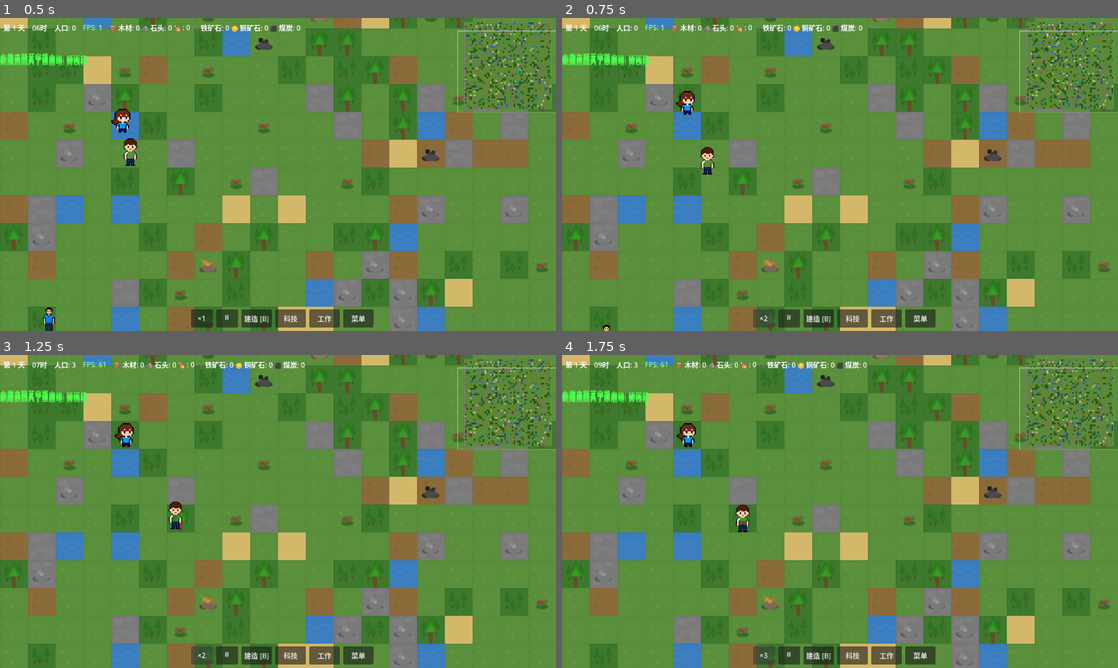
Above: before the commit, frames 1-4 (two rows, left to right).
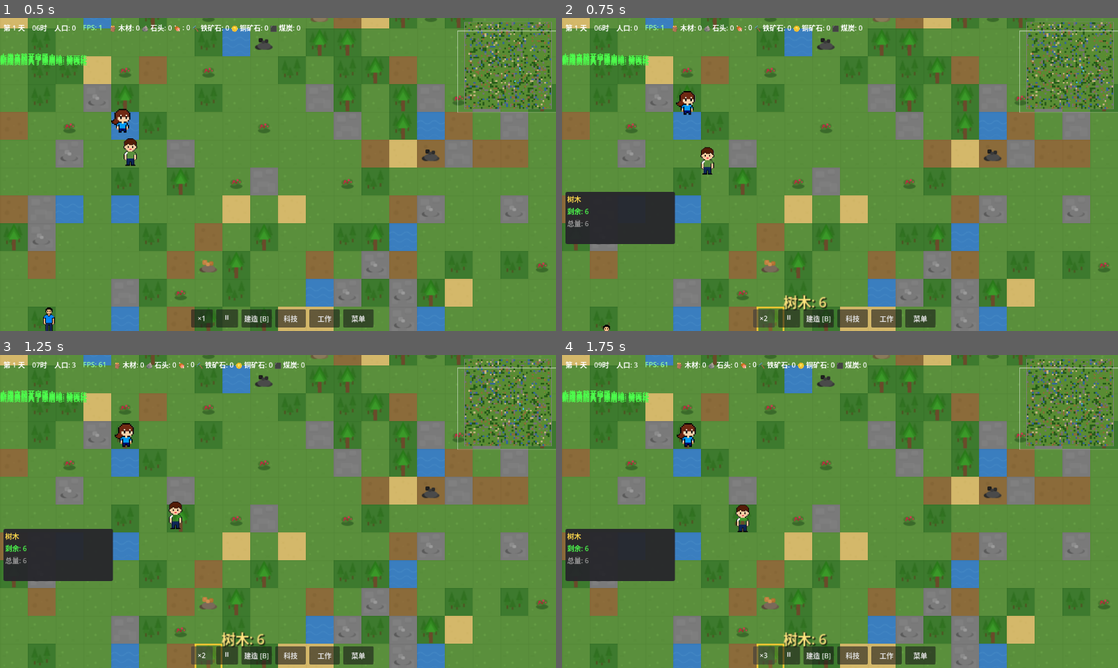
Above: after the commit, the same moments.

Repository: ZhanXuzhao/the-path-of-humanity
Game: Godot game, scene res://scenes/game.tscn
Two runs of this game, one before a commit and one after it. Both use one fixed random seed, a clock stepped at 60 frames per second and the inputs below.
Inputs:
- Up to frame 1 (0.5 s): no input
- Up to frame 2 (0.75 s): click "×1" at 0.5 s
- Up to frame 3 (1.25 s): no input
- Up to frame 4 (1.75 s): click "×2" at 1.25 s

Frame 1 is identical in both runs. In frame 2, 3.7% of the frame differs, in the area x 0-48%, y 55-100%; in frame 3, 3.7%; in frame 4, 3.7%.

Commit message:
feat: 可采集资源地块支持选中，显示资源数量，采集完后变为无资源状态
- game.gd: 新增 resource_selected/deselected 信号和选中状态管理
- world_renderer.gd: 新增资源选中金色边框叠加层和浮动标签
- hud.gd: 新增资源信息面板，显示名称/剩余量/总量
- game.tscn: 新增 ResourcePanel 节点

Diff:
--- a/scenes/game.tscn
+++ b/scenes/game.tscn
@@ -309,6 +309,49 @@
 theme_override_constants/minimum_font_size = 12
 text = ""
 
+[node name="ResourcePanel" type="Panel" parent="UI/HUD"]
+visible = false
+anchors_preset = 0
+offset_left = 8.0
+offset_top = 400.0
+offset_right = 260.0
+offset_bottom = 520.0
+theme_override_styles/panel = SubResource(2)
+
+[node name="ScrollContainer" type="ScrollContainer" parent="UI/HUD/ResourcePanel"]
+offset_left = 4.0
+offset_top = 4.0
+offset_right = 248.0
+offset_bottom = 116.0
+
+[node name="VBox" type="VBoxContainer" parent="UI/HUD/ResourcePanel/ScrollContainer"]
+offset_left = 0.0
+offset_top = 0.0
+offset_right = 240.0
+offset_bottom = 200.0
+
+[node name="NameLabel" type="Label" parent="UI/HUD/ResourcePanel/ScrollContainer/VBox"]
+offset_right = 240.0
+offset_bottom = 24.0
+theme_override_constants/minimum_font_size = 18
+theme_override_colors/font_color = Color(1.0, 0.85, 0.3, 1)
+text = "资源名称"
+
+[node name="AmountLabel" type="Label" parent="UI/HUD/ResourcePanel/ScrollContainer/VBox"]
+offset_top = 28.0
+offset_right = 240.0
+offset_bottom = 48.0
+theme_override_constants/minimum_font_size = 14
+text = "剩余: 0"
+
+[node name="MaxLabel" type="Label" parent="UI/HUD/ResourcePanel/ScrollContainer/VBox"]
+offset_top = 52.0
+offset_right = 240.0
+offset_bottom = 72.0
+theme_override_constants/minimum_font_size = 14
+theme_override_colors/font_color = Color(0.6, 0.6, 0.6, 1)
+text = "总量: 0"
+
 [node name="BuildMenu" type="Panel" parent="UI"]
 visible = false
 script = ExtResource("8_17ot")
--- a/scripts/core/game.gd
+++ b/scripts/core/game.gd
@@ -38,6 +38,12 @@
 signal construction_selected(building_instance)
 signal construction_deselected()
 
+# 选中资源节点
+var selected_resource_pos: Vector2i = Vector2i(-1, -1)
+var selected_resource_deposit = null  # World.ResourceDeposit
+signal resource_selected(pos: Vector2i, deposit)
+signal resource_deselected()
+
 func _ready():
 	# 自动加载存档（静默读取，不弹通知）
 	if _gm.state != 1 and _gm._loaded_save_data.is_empty() and _gm.has_save_file():
@@ -87,6 +93,12 @@
 	# 检查选中的定居者是否还存活
 	if selected_settler != null and not is_instance_valid(selected_settler):
 		_deselect_settler()
+
+	# 检查选中的资源节点是否还存在（可能已被采集完）
+	if selected_resource_pos.x >= 0:
+		var res = world.get_resource_at(selected_resource_pos)
+		if res == null or res.amount <= 0:
+			_deselect_resource()
 
 	# 定居者自主行为（进食、睡眠等）——每30帧检查一次避免频繁打断
 	if Engine.get_physics_frames() % 30 == 0:
@@ -246,6 +258,9 @@
 	- 已完成且有存储功能 → 存储面板
 	- 未完成（施工中）→ 建筑进度面板
 	"""
+	# 选中建筑时取消资源选中
+	_deselect_resource()
+
 	var bld = building_system.get_building_at(grid_pos) if building_system else null
 	if bld == null:
 		_deselect_construction()
@@ -292,6 +307,22 @@
 	if selected_construction_building != null:
 		selected_construction_building = null
 		construction_deselected.emit()
+
+# -------- 资源节点选择 --------
+func _select_resource(pos: Vector2i, deposit):
+	"""选中资源节点"""
+	if selected_resource_pos == pos:
+		return
+	selected_resource_pos = pos
+	selected_resource_deposit = deposit
+	resource_selected.emit(pos, deposit)
+
+func _deselect_resource():
+	"""取消选中资源节点"""
+	if selected_resource_pos.x >= 0:
+		selected_resource_pos = Vector2i(-1, -1)
+		selected_resource_deposit = null
+		resource_deselected.emit()
 
 func _on_building_completed(pos: Vector2i):
 	"""建筑完成时：若当前正选中此建筑，自动切换显示"""
@@ -360,6 +391,11 @@
 			_deselect_construction()
 			return
 
+		# 有选中资源节点时，Esc 取消
+		if selected_resource_pos.x >= 0:
+			_deselect_resource()
+			return
+
 		if build_mode:
 			exit_build_mode()
 			return
@@ -422,6 +458,7 @@
 
 		if clicked_settler != null and bld_selectable:
 			# 同时有定居者和建筑 → 轮流选择
+			_deselect_resource()
 			if selected_settler != null and is_instance_valid(selected_settler):
 				# 当前选中定居者 → 切到建筑
 				_deselect_settler()
@@ -433,16 +470,28 @@
 				_select_settler(clicked_settler)
 		elif clicked_settler != null:
 			# 只有定居者
+			_deselect_resource()
 			_select_settler(clicked_settler)
 			_deselect_construction()
 		elif clicked_bld != null:
 			# 只有建筑
+			_deselect_resource()
 			_try_select_building_at(grid_pos)
 		else:
-			# 什么都没选中
-			_deselect_construction()
-			_deselect_building()
-			_deselect_settler()
+			# 检查是否有可采集的资源
+			var clicked_resource = world.get_resource_at(grid_pos)
+			if clicked_resource != null and clicked_resource.amount > 0:
+				# 有资源 - 选中它（取消其他选中）
+				_deselect_construction()
+				_deselect_building()
+				_deselect_settler()
+				_select_resource(grid_pos, clicked_resource)
+			else:
+				# 什么都没选中
+				_deselect_construction()
+				_deselect_building()
+				_deselect_settler()
+				_deselect_resource()
 
 	# 快捷键 B：打开/关闭建造菜单
 	if event is InputEventKey and event.pressed and not event.echo:
--- a/scripts/core/world_renderer.gd
+++ b/scripts/core/world_renderer.gd
@@ -34,6 +34,12 @@
 var _selected_building_pos: Vector2i = Vector2i(-1, -1)
 var _selected_building_size: Vector2i = Vector2i.ONE
 var _selection_overlay: Node2D  # 单独的高层级选中框叠加层
+
+# 选中资源节点
+var _selected_resource_pos: Vector2i = Vector2i(-1, -1)
+var _resource_selection_overlay: Node2D  # 资源选中叠加层（含标签）
+var _resource_info_label: Label  # 缓存的资源信息标签引用
+var _last_resource_amount: float = -1.0  # 上次显示的资源量，用于避免重复刷新
 
 func _ready():
 	# 使用 TextureGenerator 生成所有纹理
@@ -61,6 +67,8 @@
 		game.building_deselected.connect(_on_building_deselected)
 		game.construction_selected.connect(_on_construction_selected)
 		game.construction_deselected.connect(_on_construction_deselected)
+		game.resource_selected.connect(_on_resource_selected)
+		game.resource_deselected.connect(_on_resource_deselected)
 
 	# 延迟一帧渲染，确保 Game._ready() 已完成区块生成
 	call_deferred("_render_existing_chunks")
@@ -71,10 +79,24 @@
 	_selection_overlay.name = "SelectionOverlay"
 	add_child(_selection_overlay)
 
+	# 创建资源选中叠加层（在资源之上，建筑之下显示）
+	_resource_selection_overlay = Node2D.new()
+	_resource_selection_overlay.z_index = 50
+	_resource_selection_overlay.name = "ResourceSelectionOverlay"
+	add_child(_resource_selection_overlay)
+
 	# 强制触发 _draw()
 	queue_redraw()
 
-
+func _process(delta):
+	# 更新选中的资源节点信息标签（资源量可能因采集而变化）
+	if _selected_resource_pos.x >= 0:
+		var deposit = world.get_resource_at(_selected_resource_pos)
+		if deposit != null and deposit.amount > 0:
+			# 只在资源量变化时更新标签文字
+			if deposit.amount != _last_resource_amount:
+				_last_resource_amount = deposit.amount
+				_update_resource_label_text(deposit)
 
 func _render_existing_chunks():
 	"""渲染所有已生成的区块"""
@@ -177,13 +199,6 @@
 		tile_sprites[key].queue_free()
 		tile_sprites.erase(key)
 	_render_tile(pos, tile_type)
-
-func _on_resource_depleted(pos: Vector2i):
-	"""资源耗尽时移除精灵"""
-	var key = pos
-	if resource_sprites.has(key):
-		resource_sprites[key].queue_free()
-		resource_sprites.erase(key)
 
 func _on_building_placed(building_id: String, pos: Vector2i):
 	"""建筑放置时渲染"""
@@ -364,6 +379,124 @@
 	right.mouse_filter = Control.MOUSE_FILTER_IGNORE
 	_selection_overlay.add_child(right)
 
+# -------- 资源节点选中显示 --------
+func _on_resource_selected(pos: Vector2i, deposit):
+	"""资源节点被选中时显示选中框和信息标签"""
+	_selected_resource_pos = pos
+	_last_resource_amount = -1.0  # 重置缓存，确保标签刷新
+	# 每次选中都重建叠加层（位置可能改变）
+	_build_resource_selection_overlay(deposit)
+
+func _on_resource_deselected():
+	"""资源取消选中时清除"""
+	_selected_resource_pos = Vector2i(-1, -1)
+	_clear_resource_selection_overlay()
+	_last_resource_amount = -1.0
+
+func _clear_resource_selection_overlay():
+	"""清除资源选中叠加层"""
+	for child in _resource_selection_overlay.get_children():
+		child.queue_free()
+	_resource_info_label = null
+
+func _on_resource_depleted(pos: Vector2i):
+	"""资源耗尽时移除精灵并取消选中"""
+	# 移除资源精灵（原有逻辑）
+	var key = pos
+	if resource_sprites.has(key):
+		resource_sprites[key].queue_free()
+		resource_sprites.erase(key)
+
+	# 如果选中的正是这个资源，取消选中
+	if _selected_resource_pos == pos:
+		var game = get_node("/root/Game")
+		if game:
+			game._deselect_resource()
+
+func _build_resource_selection_overlay(deposit):
+	"""创建资源选中叠加层：选中框 + 资源信息标签（仅首次调用）"""
+	_clear_resource_selection_overlay()
+
+	if _selected_resource_pos.x < 0:
+		return
+
+	var pixel_pos = Vector2(
+		_selected_resource_pos.x * world.tile_size,
+		_selected_resource_pos.y * world.tile_size
+	)
+	var tile_size_px = world.tile_size
+
+	# 黄色半透明填充（与建筑蓝色区分，使用金色系）
+	var fill = ColorRect.new()
+	fill.color = Color(1.0, 0.85, 0.3, 0.15)
+	fill.position = pixel_pos
+	fill.size = Vector2(tile_size_px, tile_size_px)
+	fill.mouse_filter = Control.MOUSE_FILTER_IGNORE
+	_resource_selection_overlay.add_child(fill)
+
+	# 金色边框
+	var bw = 2.0
+	var border_color = Color(1.0, 0.8, 0.2, 0.9)
+	# 上
+	var top = ColorRect.new()
+	top.color = border_color
+	top.position = pixel_pos
+	top.size = Vector2(tile_size_px, bw)
+	top.mouse_filter = Control.MOUSE_FILTER_IGNORE
+	_resource_selection_overlay.add_child(top)
+	# 下
+	var bottom = ColorRect.new()
+	bottom.color = border_color
+	bottom.position = pixel_pos + Vector2(0, tile_size_px - bw)
+	bottom.size = Vector2(tile_size_px, bw)
+	bottom.mouse_filter = Control.MOUSE_FILTER_IGNORE
+	_resource_selection_overlay.add_child(bottom)
+	# 左
+	var left = ColorRect.new()
+	left.color = border_color
+	left.position = pixel_pos
+	left.size = Vector2(bw, tile_size_px)
+	left.mouse_filter = Control.MOUSE_FILTER_IGNORE
+	_resource_selection_overlay.add_child(left)
+	# 右
+	var right = ColorRect.new()
+	right.color = border_color
+	right.position = pixel_pos + Vector2(tile_size_px - bw, 0)
+	right.size = Vector2(bw, tile_size_px)
+	right.mouse_filter = Control.MOUSE_FILTER_IGNORE
+	_resource_selection_overlay.add_child(right)
+
+	# 资源信息标签
+	_resource_info_label = Label.new()
+	_resource_info_label.add_theme_color_override("font_color", Color(1.0, 0.9, 0.5))
+	_resource_info_label.add_theme_constant_override("minimum_font_size", 11)
+	_resource_info_label.add_theme_color_override("font_shadow_color", Color(0, 0, 0, 0.8))
+	var label_pos = pixel_pos + Vector2(tile_size_px / 2.0, -18.0)
+	_resource_info_label.position = label_pos
+	_resource_info_label.size = Vector2(80, 20)
+	_resource_info_label.horizontal_alignment = HORIZONTAL_ALIGNMENT_CENTER
+	_resource_selection_overlay.add_child(_resource_info_label)
+
+	# 初始化文字和缓存
+	_update_resource_label_text(deposit)
+
+func _update_resource_label_text(deposit):
+	"""仅更新资源标签的文字内容"""
+	if _resource_info_label == null or not is_instance_valid(_resource_info_label):
+		return
+
+	var res_names = {
+		world.ResourceNodeType.TREE: "树木",
+		world.ResourceNodeType.STONE_DEPOSIT: "石矿",
+		world.ResourceNodeType.IRON_DEPOSIT: "铁矿",
+		world.ResourceNodeType.COPPER_DEPOSIT: "铜矿",
+		world.ResourceNodeType.COAL_DEPOSIT: "煤矿",
+		world.ResourceNodeType.BERRY_BUSH: "浆果丛",
+	}
+
+	var res_name = res_names.get(deposit.type, "资源")
+	_resource_info_label.text = "%s: %.0f" % [res_name, deposit.amount]
+
 # -------- 信号处理 --------
 func _on_building_completed(pos: Vector2i):
 	"""建筑完成时：移除进度条、恢复不透明"""
@@ -404,3 +537,9 @@
 	# 清除选中框
 	_selected_building_pos = Vector2i(-1, -1)
 	_clear_selection_overlay()
+
+	# 清除资源选中叠加层
+	_selected_resource_pos = Vector2i(-1, -1)
+	_clear_resource_selection_overlay()
+	_resource_info_label = null
+	_last_resource_amount = -1.0
--- a/scripts/ui/hud.gd
+++ b/scripts/ui/hud.gd
@@ -39,6 +39,12 @@
 @onready var construction_progress_label: Label = $ConstructionPanel/ScrollContainer/VBox/ProgressLabel
 @onready var construction_materials_container: VBoxContainer = $ConstructionPanel/ScrollContainer/VBox/MaterialsContainer
 @onready var construction_status_label: Label = $ConstructionPanel/ScrollContainer/VBox/StatusLabel
+
+# 资源节点信息面板
+@onready var resource_panel: Panel = $ResourcePanel
+@onready var resource_name_label: Label = $ResourcePanel/ScrollContainer/VBox/NameLabel
+@onready var resource_amount_label: Label = $ResourcePanel/ScrollContainer/VBox/AmountLabel
+@onready var resource_max_label: Label = $ResourcePanel/ScrollContainer/VBox/MaxLabel
 
 var game_manager
 var notification_scene = load("res://scenes/ui/notification.tscn")
@@ -104,6 +110,8 @@
 		game.building_deselected.connect(_on_building_deselected)
 		game.construction_selected.connect(_on_construction_selected)
 		game.construction_deselected.connect(_on_construction_deselected)
+		game.resource_selected.connect(_on_resource_selected)
+		game.resource_deselected.connect(_on_resource_deselected)
 
 func _on_settler_selected(settler):
 	"""选中定居者时显示信息面板"""
@@ -195,6 +203,54 @@
 func _on_construction_deselected():
 	"""取消选中在建建筑"""
 	construction_panel.visible = false
+
+# -------- 资源节点信息面板 --------
+func _on_resource_selected(pos: Vector2i, deposit):
+	"""选中资源节点时显示信息面板"""
+	# 隐藏其他面板
+	storage_panel.visible = false
+	if settler_info_panel.visible:
+		_on_settler_deselected()
+		var game = get_node("/root/Game")
+		if game:
+			game.selected_settler = null
+	if construction_panel.visible:
+		construction_panel.visible = false
+
+	resource_panel.visible = true
+	_update_resource_panel(deposit)
+
+func _on_resource_deselected():
+	"""取消选中资源节点"""
+	resource_panel.visible = false
+
+func _update_resource_panel(deposit):
+	"""更新资源信息面板内容"""
+	if deposit == null:
+		return
+
+	var res_names = {
+		World.ResourceNodeType.TREE: "树木",
+		World.ResourceNodeType.STONE_DEPOSIT: "石矿",
+		World.ResourceNodeType.IRON_DEPOSIT: "铁矿",
+		World.ResourceNodeType.COPPER_DEPOSIT: "铜矿",
+		World.ResourceNodeType.COAL_DEPOSIT: "煤矿",
+		World.ResourceNodeType.BERRY_BUSH: "浆果丛",
+	}
+
+	var res_name = res_names.get(deposit.type, "资源")
+	resource_name_label.text = res_name
+	resource_amount_label.text = "剩余: %.0f" % deposit.amount
+	resource_max_label.text = "总量: %.0f" % deposit.max_amount
+
+	# 根据剩余比例改变颜色
+	var ratio = deposit.amount / max(deposit.max_amount, 1.0)
+	if ratio < 0.2:
+		resource_amount_label.add_theme_color_override("font_color", Color(1.0, 0.3, 0.3))
+	elif ratio < 0.5:
+		resource_amount_label.add_theme_color_override("font_color", Color(1.0, 0.8, 0.2))
+	else:
+		resource_amount_label.add_theme_color_override("font_color", Color(0.3, 1.0, 0.3))
 
 func _update_construction_panel(bld):
 	"""更新建筑进度面板内容"""
@@ -392,6 +448,17 @@
 		if game:
 			game.selected_settler = null
 
+	# 选中资源节点时实时更新资源量
+	if resource_panel.visible:
+		var game = get_node("/root/Game")
+		if game and game.selected_resource_pos.x >= 0:
+			var deposit = game.world.get_resource_at(game.selected_resource_pos)
+			if deposit != null and deposit.amount > 0:
+				_update_resource_panel(deposit)
+			else:
+				# 资源已耗尽，隐藏面板
+				_on_resource_deselected()
+
 	# 定时更新存储面板信息
 	if Engine.get_physics_frames() % 30 == 0 and storage_panel.visible:
 		var game = get_node("/root/Game")
